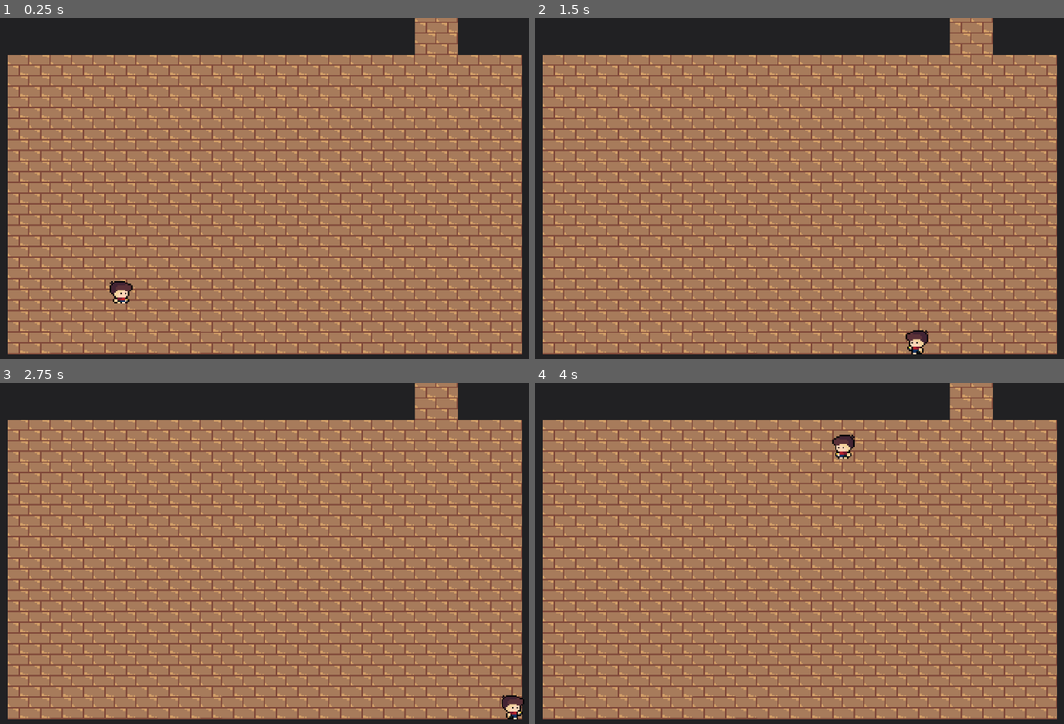
Above: before the commit, frames 1-4 (two rows, left to right).
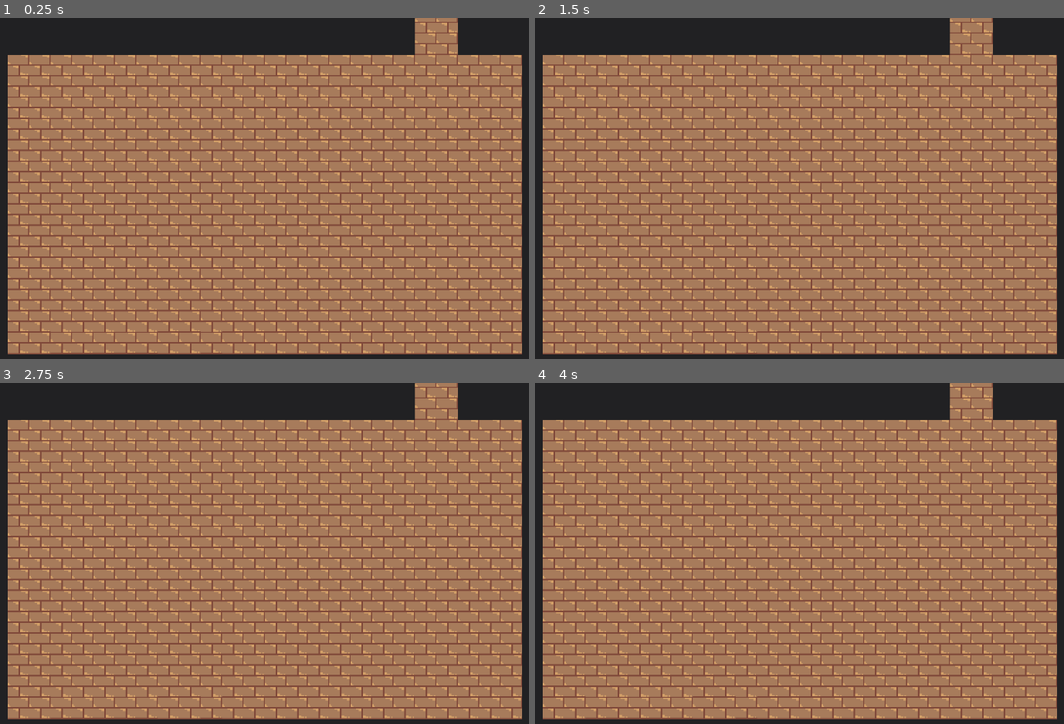
Above: after the commit, the same moments.

Repository: GabO-y/Game-Project_Comp.-Grafica
Game: Godot game, scene res://Cenas/House/House.tscn
Two runs of this game, one before a commit and one after it. Both use one fixed random seed, a clock stepped at 60 frames per second and the inputs below.
Inputs (mouse positions are in pixels of both pictures, inside the frame that each line leads up to):
- Up to frame 1 (0.25 s): no input
- Up to frame 2 (1.5 s): move the mouse to (926, 174) at 0.52 s; hold Right (ui_right) 0.53-1.28 s; tap Space (dash) at 0.6, 1.35 s; move the mouse to (667, 208) at 1.27 s; hold Down (ui_down) from 1.28 s (still down)
- Up to frame 3 (2.75 s): tap Enter at 2 s; move the mouse to (317, 478) at 2.02 s; release Down (ui_down) at 2.03 s; hold Right (ui_right) from 2.03 s (still down); tap Space (dash) at 2.1 s
- Up to frame 4 (4 s): move the mouse to (762, 625) at 2.77 s; release Right (ui_right) at 2.78 s; hold Up (ui_up) 2.78-3.53 s; tap Space (dash) at 2.85, 3.6 s; move the mouse to (979, 608) at 3.52 s; hold Left (ui_left) from 3.53 s (still down)

The runs differ from the first frame. In frame 1, 0.2% of the frame differs, in the area x 20-26%, y 77-84%; in frame 2, 0.2%; in frame 3, 0.2%; in frame 4, 0.2%, in the area x 56-61%, y 15-23%.

Commit message:
animação de morte dos fantasmas

Diff:
--- a/Cenas/Enemie/Enemy.tscn
+++ b/Cenas/Enemie/Enemy.tscn
@@ -6,7 +6,7 @@
 [sub_resource type="RectangleShape2D" id="RectangleShape2D_oxyk0"]
 size = Vector2(82, 83)
 
-[node name="Enemie" type="Node2D" node_paths=PackedStringArray("body")]
+[node name="Enemy" type="Node2D" node_paths=PackedStringArray("body")]
 z_index = 5
 script = ExtResource("1_c8q0v")
 body = NodePath("CharacterBody2D")
--- a/Cenas/Enemie/Fantasm/Fantasm.tscn
+++ b/Cenas/Enemie/Fantasm/Fantasm.tscn
@@ -6,6 +6,46 @@
 [sub_resource type="RectangleShape2D" id="RectangleShape2D_fuhhv"]
 size = Vector2(16, 16)
 
+[sub_resource type="AtlasTexture" id="AtlasTexture_bymns"]
+atlas = ExtResource("2_ciyev")
+region = Rect2(0, 96, 16, 16)
+
+[sub_resource type="AtlasTexture" id="AtlasTexture_nt27g"]
+atlas = ExtResource("2_ciyev")
+region = Rect2(16, 96, 16, 16)
+
+[sub_resource type="AtlasTexture" id="AtlasTexture_7r23c"]
+atlas = ExtResource("2_ciyev")
+region = Rect2(32, 96, 16, 16)
+
+[sub_resource type="AtlasTexture" id="AtlasTexture_anfpx"]
+atlas = ExtResource("2_ciyev")
+region = Rect2(48, 96, 16, 16)
+
+[sub_resource type="AtlasTexture" id="AtlasTexture_7i2ub"]
+atlas = ExtResource("2_ciyev")
+region = Rect2(64, 96, 16, 16)
+
+[sub_resource type="AtlasTexture" id="AtlasTexture_0im5y"]
+atlas = ExtResource("2_ciyev")
+region = Rect2(96, 96, 16, 16)
+
+[sub_resource type="AtlasTexture" id="AtlasTexture_me0vd"]
+atlas = ExtResource("2_ciyev")
+region = Rect2(80, 96, 16, 16)
+
+[sub_resource type="AtlasTexture" id="AtlasTexture_6m4mh"]
+atlas = ExtResource("2_ciyev")
+region = Rect2(32, 96, 16, 16)
+
+[sub_resource type="AtlasTexture" id="AtlasTexture_pxfi1"]
+atlas = ExtResource("2_ciyev")
+region = Rect2(48, 96, 16, 16)
+
+[sub_resource type="AtlasTexture" id="AtlasTexture_cw8vc"]
+atlas = ExtResource("2_ciyev")
+region = Rect2(64, 96, 16, 16)
+
 [sub_resource type="AtlasTexture" id="AtlasTexture_dhty2"]
 atlas = ExtResource("2_ciyev")
 region = Rect2(0, 0, 16, 16)
@@ -72,6 +112,46 @@
 
 [sub_resource type="SpriteFrames" id="SpriteFrames_fuhhv"]
 animations = [{
+"frames": [{
+"duration": 1.0,
+"texture": SubResource("AtlasTexture_bymns")
+}, {
+"duration": 1.0,
+"texture": SubResource("AtlasTexture_nt27g")
+}, {
+"duration": 1.0,
+"texture": SubResource("AtlasTexture_7r23c")
+}, {
+"duration": 1.0,
+"texture": SubResource("AtlasTexture_anfpx")
+}, {
+"duration": 1.0,
+"texture": SubResource("AtlasTexture_7i2ub")
+}],
+"loop": true,
+"name": &"die_left",
+"speed": 11.0
+}, {
+"frames": [{
+"duration": 1.0,
+"texture": SubResource("AtlasTexture_0im5y")
+}, {
+"duration": 1.0,
+"texture": SubResource("AtlasTexture_me0vd")
+}, {
+"duration": 1.0,
+"texture": SubResource("AtlasTexture_6m4mh")
+}, {
+"duration": 1.0,
+"texture": SubResource("AtlasTexture_pxfi1")
+}, {
+"duration": 1.0,
+"texture": SubResource("AtlasTexture_cw8vc")
+}],
+"loop": true,
+"name": &"die_right",
+"speed": 11.0
+}, {
 "frames": [{
 "duration": 1.0,
 "texture": SubResource("AtlasTexture_dhty2")
@@ -552,8 +632,7 @@
 body = NodePath("CharacterBody2D")
 
 [node name="CharacterBody2D" type="CharacterBody2D" parent="."]
-collision_layer = 2
-collision_mask = 2
+collision_mask = 0
 
 [node name="CollisionShape2D" type="CollisionShape2D" parent="CharacterBody2D"]
 shape = SubResource("RectangleShape2D_fuhhv")
@@ -576,26 +655,26 @@
 visible = false
 texture_filter = 1
 sprite_frames = SubResource("SpriteFrames_fuhhv")
-animation = &"left"
-frame_progress = 0.134755
+animation = &"die_right"
+frame_progress = 0.283915
 
 [node name="Animated2" type="AnimatedSprite2D" parent="CharacterBody2D"]
 visible = false
 texture_filter = 1
 sprite_frames = SubResource("SpriteFrames_bymns")
 animation = &"right"
-frame_progress = 0.667872
+frame_progress = 0.266903
 
 [node name="Animated3" type="AnimatedSprite2D" parent="CharacterBody2D"]
 visible = false
 texture_filter = 1
 sprite_frames = SubResource("SpriteFrames_nt27g")
 animation = &"right_back"
-frame_progress = 0.050188
+frame_progress = 0.64922
 
 [node name="Animated4" type="AnimatedSprite2D" parent="CharacterBody2D"]
 visible = false
 texture_filter = 1
 sprite_frames = SubResource("SpriteFrames_7r23c")
 animation = &"left"
-frame_progress = 0.320635
+frame_progress = 0.919669
--- a/Cenas/Enemie/Fantasm/fantasm.gd
+++ b/Cenas/Enemie/Fantasm/fantasm.gd
@@ -1,14 +1,10 @@
-extends Enemie
+extends Enemy
 
 class_name Fantasm
 
-var anim: AnimatedSprite2D
 var last_position: Vector2
 var animation_type: int
 var mouse_pos: Vector2
-var target_position: Vector2
-var is_moving: bool = false
-
 
 func _ready() -> void:
 
@@ -23,10 +19,7 @@
 				anim = i
 				break
 
-	print(anim.name)
 	anim.show()
-
-	print(animation_type)
 
 	damage = 5
 	speed = 180
@@ -43,12 +36,16 @@
 
 func animation_logic():
 
+	if atack_player: return
+
 	var play := ""
 
 	var dir_anim: Vector2
 
-	if dir == Vector2.ZERO: dir_anim = last_position
-	else: dir_anim = dir
+	if dir == Vector2.ZERO:
+		dir_anim = last_position
+	else:
+		dir_anim = dir
 
 	if dir_anim.x > 0:
 		play = "right"
@@ -62,10 +59,14 @@
 
 func chase_player():
 
-	if !is_active or player == null:
+	var ene_pos = body.global_position
+	var pla_pos = player.player_body.global_position
+
+
+	if !is_active or player == null or ene_pos.distance_to(pla_pos) < 3:
 		dir = Vector2.ZERO
 	else:
-		dir = (player.player_body.global_position - body.global_position).normalized()
+		dir = (pla_pos - ene_pos).normalized()
 		last_position = dir
 
 	body.velocity = dir * speed
@@ -79,3 +80,23 @@
 	is_active = true
 	body.collision_layer = 2
 	body.collision_mask = 2
+
+func die():
+
+	if !is_active: return
+
+	anim.visible = false
+	disable()
+
+	var die := $CharacterBody2D/Animated1 as AnimatedSprite2D
+	die.visible = true
+
+	if last_position.x > 0:
+		die.play("die_right")
+		die.sprite_frames.set_animation_loop("die_right", false)
+	else:
+		die.play("die_left")
+		die.sprite_frames.set_animation_loop("die_left", false)
+
+	await die.animation_finished
+	die.visible = false
--- a/Cenas/Enemie/Spawner/enemy_spawaner.gd
+++ b/Cenas/Enemie/Spawner/enemy_spawaner.gd
@@ -9,7 +9,7 @@
 
 var is_active = false
 var enemies_already_spawner = 0
-var enemies: Array[Enemie] = []
+var enemies: Array[Enemy] = []
 var time = 0
 
 func _process(delta: float) -> void:
@@ -19,7 +19,6 @@
 	for ene in enemies:
 
 		if ene.life <= 0:
-			ene.disable()
 			enemies.erase(ene)
 
 	if(time >= time_to_spawn && enemies_already_spawner < limit_spawn):
@@ -51,7 +50,7 @@
 		push_error("O shape não é um CircleShape2D!")
 		return area.global_position
 
-func spawanEmenie() -> Enemie:
+func spawanEmenie() -> Enemy:
 
 	if type_enemie == null:
 		return
@@ -60,11 +59,10 @@
 
 	point = $Area2D.to_local(point)/2
 
-	var ene = type_enemie.instantiate() as Enemie
+	var ene = type_enemie.instantiate() as Enemy
 
 	ene.global_position = point
 	ene.position_target = point
-
 
 	add_child(ene)
 	enemies.append(ene)
@@ -81,11 +79,12 @@
 	switch(false)
 
 func switch(mode: bool):
-		for enemie in enemies:
+		for enemy in enemies:
 			if mode:
-				enemie.enable()
+				enemy.enable()
 			else:
-				enemie.disable()
+				enemy.hide()
+				enemy.disable()
 
 func is_clean() -> bool:
 
--- a/Cenas/Enemie/enemy.gd
+++ b/Cenas/Enemie/enemy.gd
@@ -1,13 +1,15 @@
 extends Character
 
-class_name Enemie
+class_name Enemy
 
 var speed = 20 #velocidade de movimentação
 var damage = 1 #dano que o inimigo da
 var idleTime = 0 #Tempo que esta sem caçar o inimigo (usado para ele ir para outros pontos, caso nao esteja caçando)
 
+@export var body: CharacterBody2D #Corpo do inimigo
+@export var anim: AnimatedSprite2D
+
 var bar: ProgressBar #Barra de progresso
-@export var body: CharacterBody2D #Corpo do inimigo
 var chase_area: Area2D #Area que eu fica patrulhando
 var player: Player #Proprio jogador
 var position_target #Para onde ele deve andar
@@ -40,6 +42,10 @@
 func _process(_delta: float) -> void:
 	update_bar()
 
+
+	if life <= 0 and is_active:
+		die()
+
 func update_bar():
 	if bar == null:
 		return
@@ -53,7 +59,6 @@
 	return area.global_position + Vector2(cos(angle), sin(angle)) * distance
 
 func disable():
-	hide()
 	is_active = false
 	body.collision_layer = 10
 	body.collision_mask = 10
@@ -66,20 +71,28 @@
 
 func take_damage(damage: int):
 
+	if life <= 0:
+		die()
 
+	change_color_damage()
+
+	life -= damage
+
+
+func knockback_logic():
+	var knockback_dir = (body.global_position - player.player_body.global_position).normalized()
+	body.velocity = knockback_dir * knockback_force
+
+func die():
+	hide()
+	disable()
+
+func change_color_damage():
 	body.move_and_slide()
 
-	var sprite = $CharacterBody2D/AnimatedSprite2D
+	var sprite = anim
 	var original_color = sprite.modulate
 
 	sprite.modulate = Color.RED
 	await get_tree().create_timer(0.1).timeout
 	sprite.modulate = original_color
-
-	life -= damage
-	print("life: ", life)
-
-
-func knockback_logic():
-	var knockback_dir = (body.global_position - player.player_body.global_position).normalized()
-	body.velocity = knockback_dir * knockback_force
--- a/Cenas/House/House.tscn
+++ b/Cenas/House/House.tscn
@@ -8,10 +8,10 @@
 [node name="House" type="Node2D"]
 script = ExtResource("1_rmjq6")
 
+[node name="Player" parent="." instance=ExtResource("2_iqu7b")]
+position = Vector2(123, 201)
+
 [node name="RoomManager" parent="." instance=ExtResource("4_6pdaa")]
 position = Vector2(0, -2)
 
 [node name="TransitionScene" parent="." instance=ExtResource("4_rmjq6")]
-
-[node name="Player" parent="." instance=ExtResource("2_iqu7b")]
-position = Vector2(123, 201)
--- a/Cenas/House/house.gd
+++ b/Cenas/House/house.gd
@@ -1,7 +1,7 @@
 extends Node2D
 
 @onready var player := $Player
-@onready var enemies: Array[Enemie]
+@onready var enemies: Array[Enemy]
 
 @onready var room_manager := $RoomManager
 @onready var transaction_scene := $TransitionScene
--- a/Cenas/LightArmor/Lantern/lantern.gd
+++ b/Cenas/LightArmor/Lantern/lantern.gd
@@ -18,9 +18,9 @@
 
 	if dir.length() > 0.2:
 		rotation = dir.angle() - PI/2
-	#else:
-		#var mouse_pos = get_global_mouse_position()
-		#dir = (mouse_pos - global_position).normalized()
-		#rotation = dir.angle() - PI/2
+	elif Input.CURSOR_MOVE:
+		var mouse_pos = get_global_mouse_position()
+		dir = (mouse_pos - global_position).normalized()
+		rotation = dir.angle() - PI/2
 
 	super._process(delta)
--- a/Cenas/LightArmor/light_armor.gd
+++ b/Cenas/LightArmor/light_armor.gd
@@ -8,7 +8,7 @@
 var area: Area2D
 var player: Player
 
-var enemies_on_light:Dictionary[Enemie, float] = {}
+var enemies_on_light: Dictionary[Enemy, float] = {}
 var readyTime = false
 
 func _ready() -> void:
@@ -38,7 +38,6 @@
 		# se der 1 segundos, ele zera o tempo e da o dano
 		if(enemies_on_light[body] >= 1.0):
 			body.take_damage(damage)
-			print(body.life)
 			enemies_on_light[body] = 0.0
 
 	#usa a função com a logica da energia
@@ -58,11 +57,11 @@
 	area.visible = activate
 
 func _init_time_hit(ene: CharacterBody2D):
-	enemies_on_light[ene.get_parent() as Enemie] = 0.0
+	enemies_on_light[ene.get_parent() as Enemy] = 0.0
 
 #se ele sair, remove do verificador
 func _reset_time_hit(ene: CharacterBody2D):
 	var parent = ene.get_parent()
-	if !(parent is Enemie):
+	if !(parent is Enemy):
 		return
 	enemies_on_light.erase(ene.get_parent())
--- a/Cenas/Player/player.gd
+++ b/Cenas/Player/player.gd
@@ -40,17 +40,17 @@
 	animation_logic()
 	takeDamagePlayerLogic(delta)
 
-	if life <= 0:
-		player_die.emit(self)
+	#if life <= 0:
+		#player_die.emit(self)
 
 func _touch_enemie(body):
-	if !(body.get_parent() is Enemie): return
+	if !(body.get_parent() is Enemy): return
 	enemies_touch[body.get_parent()] = 0.0
 
 #para quando o inimigo para de encostar no player
 func _exit_enemie(body):
 	#pra pegar o corpo e verificar se é enemie
-	if !(body.get_parent() is Enemie): return
+	if !(body.get_parent() is Enemy): return
 
 	var ene = body.get_parent()
 
@@ -59,21 +59,21 @@
 
 func takeDamagePlayerLogic(delta):
 
-	for enemie in enemies_touch.keys():
+	for enemy in enemies_touch.keys():
 
-		enemie = enemie as Enemie
+		enemy = enemy as Enemy
 
-		if !enemie.is_active: return
+		if !enemy.is_active: return
 		#Enquanto o inimigo encosta no player, ele nao se mexe
-		enemie.atack_player = true
+		enemy.atack_player = true
 		#Vai contando quanto tempo o inimigo esta tocando no playwr
-		enemies_touch[enemie] += delta
+		enemies_touch[enemy] += delta
 		#Se foi maior que meio segungo
-		if enemies_touch[enemie] >= 0.1:
+		if enemies_touch[enemy] >= 0.1:
 			#O tempo volta pra zero
-			enemies_touch[enemie] = 0
+			enemies_touch[enemy] = 0
 			#Vai tirar a vida do player
-			life -= enemie.damage
+			life -= enemy.damage
 
 func _physics_process(delta: float) -> void:
 
--- a/Cenas/Rooms/Hallway1.tscn
+++ b/Cenas/Rooms/Hallway1.tscn
@@ -305,8 +305,7 @@
 
 [node name="FantasmSpawn" parent="." groups=["spawns"] instance=ExtResource("5_adw16")]
 position = Vector2(454, 319)
-limit_spawn = 3
-time_to_spawn = 0.1
+limit_spawn = 1
 
 [node name="Test" parent="." instance=ExtResource("4_1535b")]
 position = Vector2(785, 278)
--- a/Cenas/Rooms/Test.tscn
+++ b/Cenas/Rooms/Test.tscn
@@ -303,7 +303,6 @@
 [node name="EnemieSpawaner" parent="." instance=ExtResource("3_g1h0n")]
 position = Vector2(57, 45)
 limit_spawn = 3
-time_to_spawn = 0.1
 
 [node name="Camera2D" type="Camera2D" parent="."]
 position = Vector2(230, 130)
--- a/project.godot
+++ b/project.godot
@@ -13,6 +13,7 @@
 config/name="GameProject_Comp-Grafica"
 run/main_scene="uid://cxexjlkqbs61u"
 config/features=PackedStringArray("4.4", "Forward Plus")
+run/max_fps=60
 config/icon="res://icon.svg"
 
 [autoload]
Not shown: 1 places in Cenas/Enemie/Fantasm/Fantasm.tscn that only renumber resources
